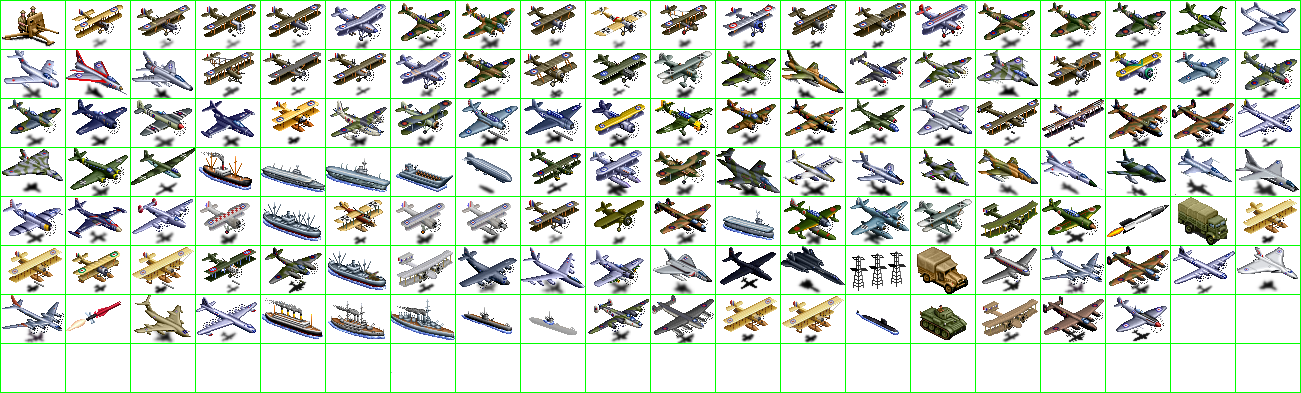
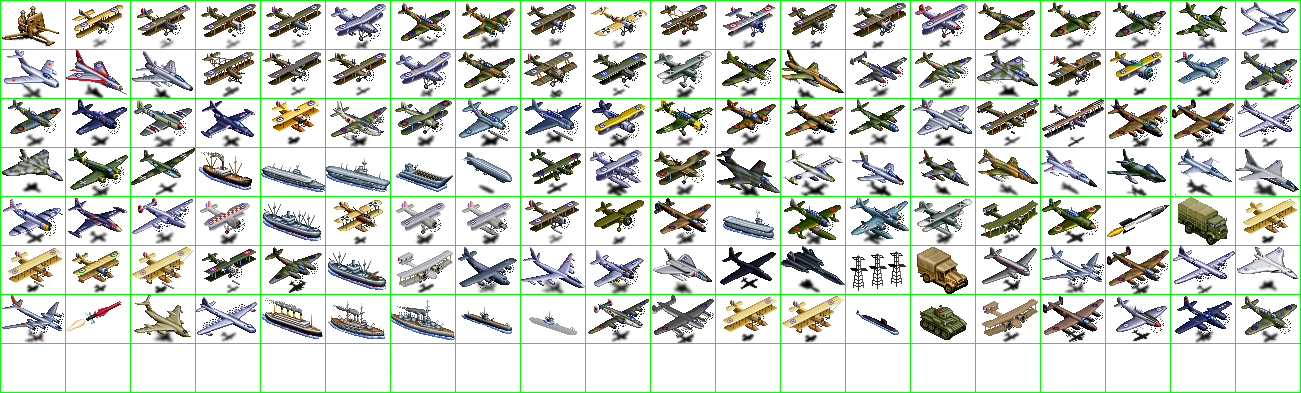
Layer changes from the first 1301 x 393 image to the second:
painted on "units" over (1175, 296, 1297, 343)
